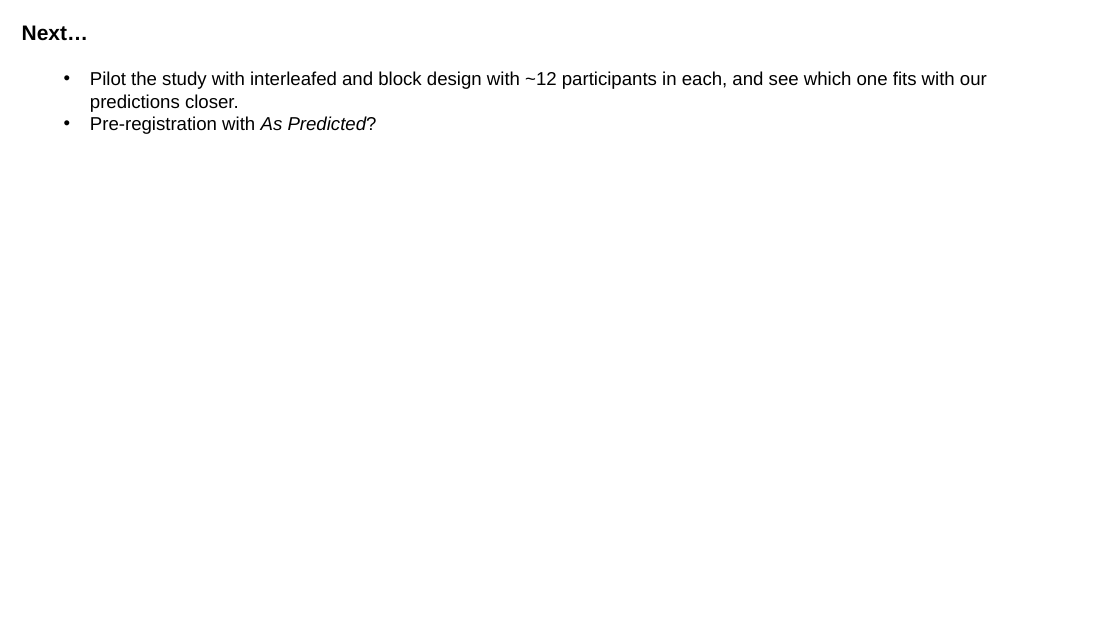
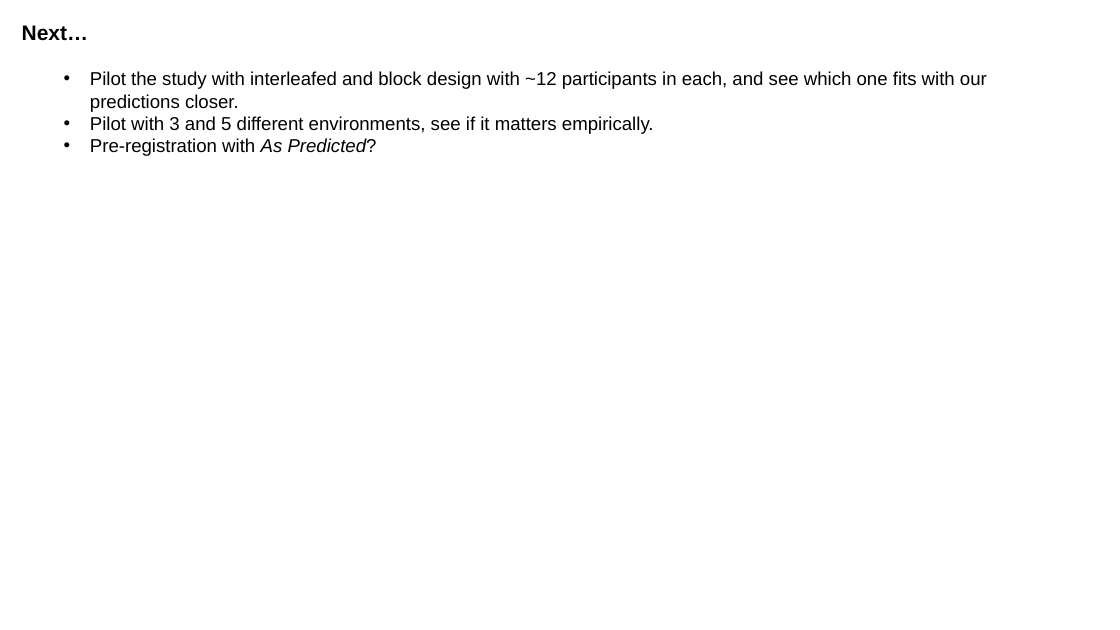
Before and after one commit to michaelrojekgiffin/RL, a slide deck: slide 20 of reports/Design_presentation.pptx. Drawn at 1120x630 pixels with LibreOffice and Linux fonts; fonts in the diff are those of the drawing. Boxes give left, top, right and bottom in pixels: in the first picture for what was removed or moved away, otherwise in the second. Text is boxed around its words. In the diff, an @@ line names an element or a change of style, - is before the commit and + after.

```diff
--- a/reports/Design_presentation.pptx
+++ b/reports/Design_presentation.pptx
@@ text at (x1=90, y1=116, x2=654, y2=134): paragraph added @@
+  • Pilot with 3 and 5 different environments, see if it matters empirically.
```
Also in this commit, not shown: 21 other files.
